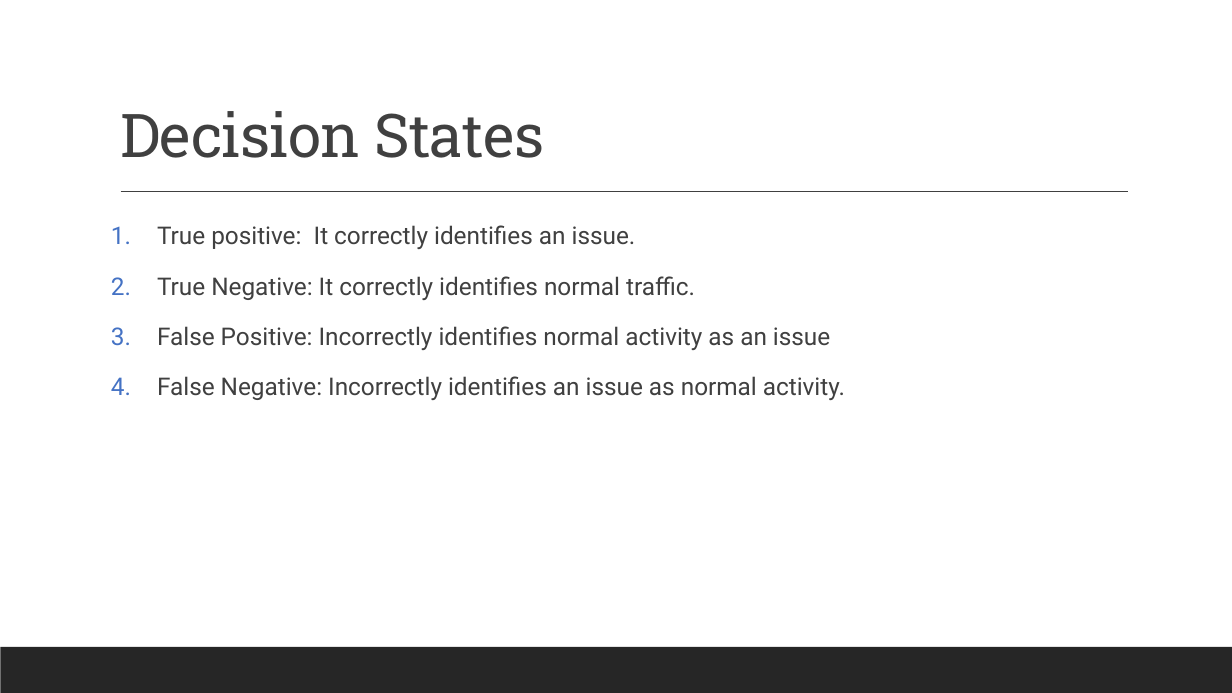
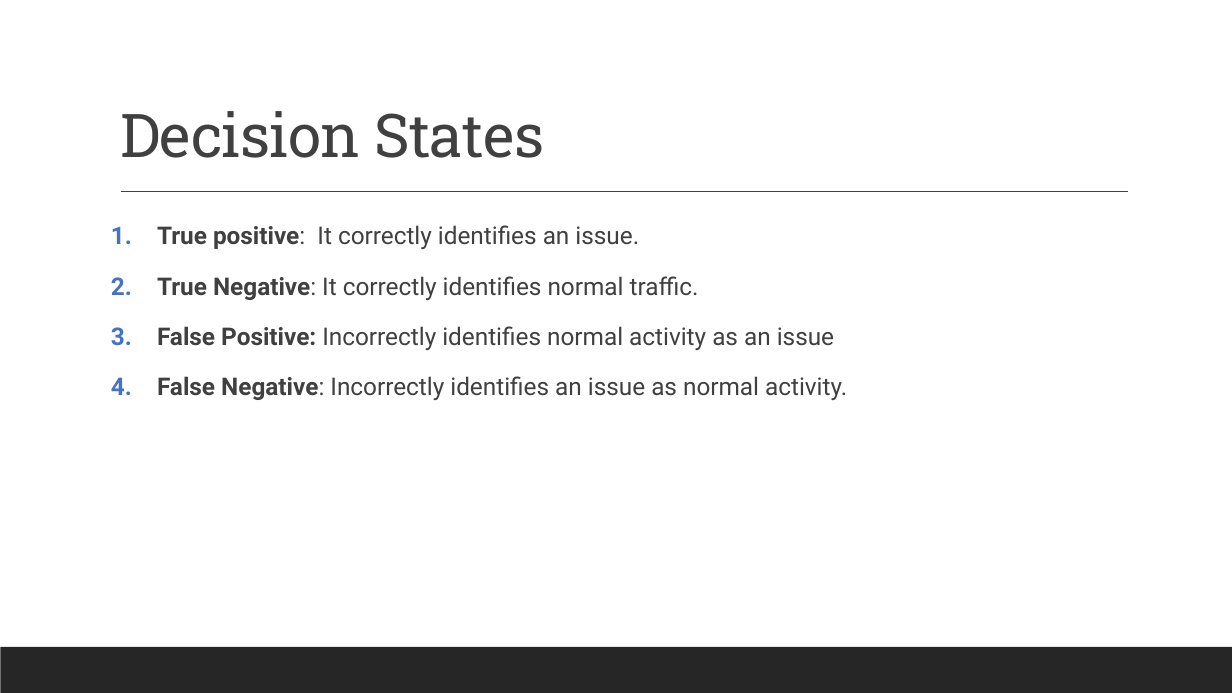
Before and after one commit to ronnie-1947/access-control-ppt, a slide deck: slide 26 of Access Control.pptx (slide 25 before the commit). Drawn at 1232x693 pixels with LibreOffice and Linux fonts; fonts in the diff are those of the drawing. Boxes give left, top, right and bottom in pixels: in the first picture for what was removed or moved away, otherwise in the second. Text is boxed around its words. In the diff, an @@ line names an element or a change of style, - is before the commit and + after.

```diff
--- a/Access Control.pptx
+++ b/Access Control.pptx
@@ text "True positive: It correctly identifies ..." at (x1=157, y1=225, x2=847, y2=400): bold on in "True positive:", "True Negative:", "False Positive:", "False Negative:"; alignment left to justified @@
```
Also in this commit, not shown: 15 other slides changed, 1 slide added.
